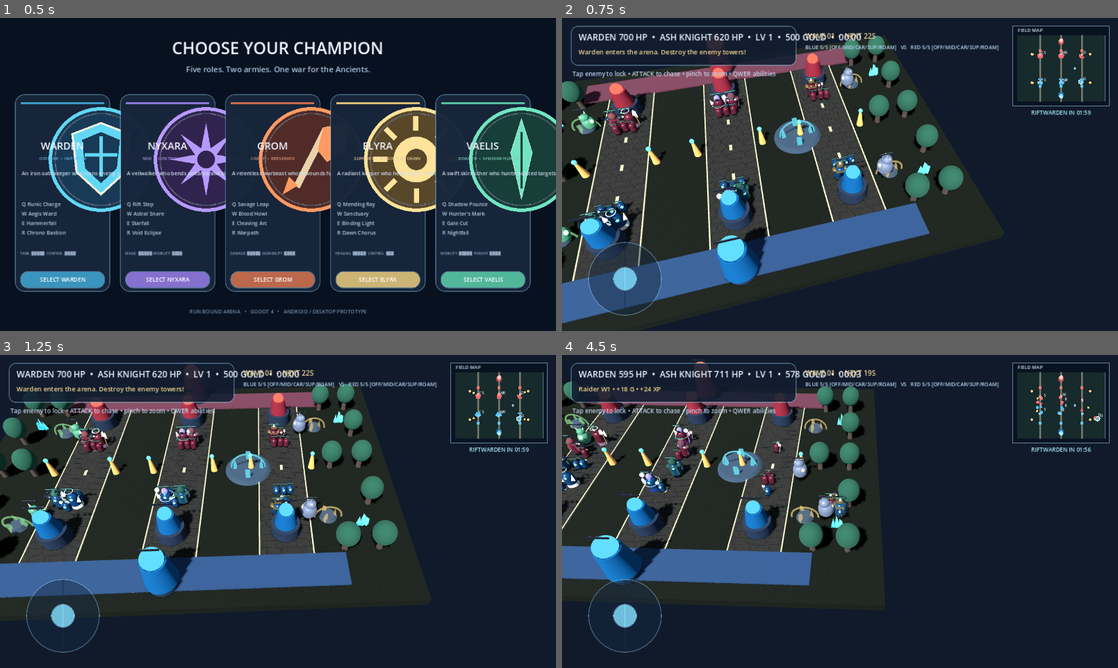
Above: before the commit, frames 1-4 (two rows, left to right).
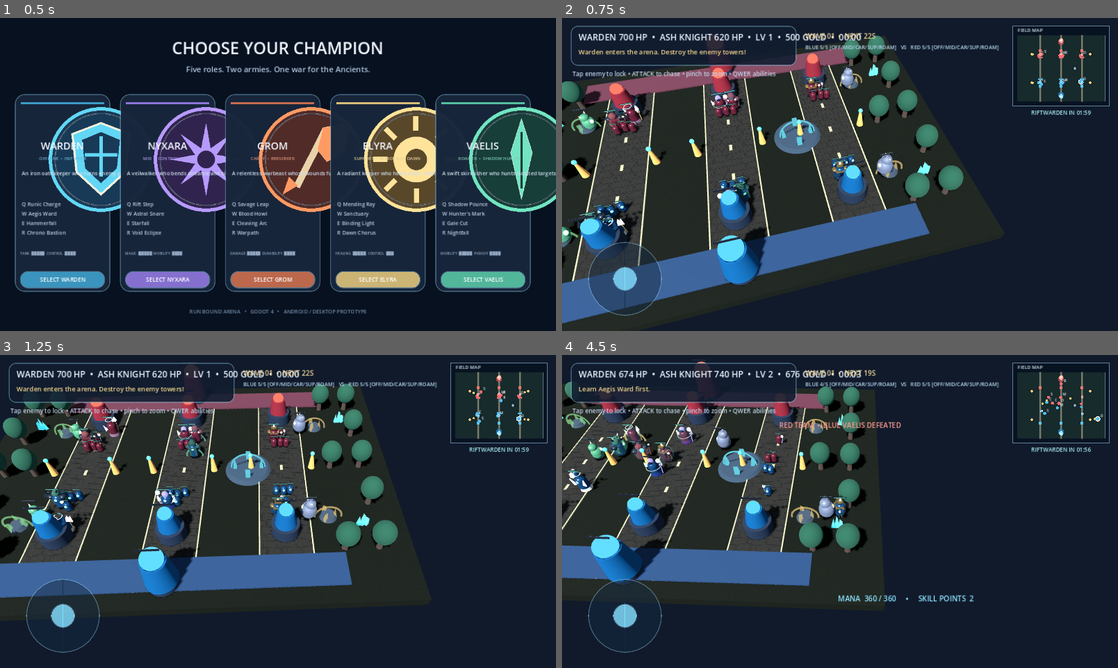
Above: after the commit, the same moments.

Repository: Xradiuzz/Runebound-arena
Game: Godot game, scene res://Main.tscn
Same seed, same stepped clock (60 frames per second), same inputs: the game is played once before the commit and once after it.
Inputs (mouse positions are in pixels of both pictures, inside the frame that each line leads up to):
- Up to frame 1 (0.5 s): no input
- Up to frame 2 (0.75 s): click "SELECT WARDEN" at 0.5 s
- Up to frame 3 (1.25 s): no input
- Up to frame 4 (4.5 s): move the mouse to (962, 495) at 1.27 s; hold D (move_right) 1.28-2 s; tap Space (attack) at 1.35 s; click (962, 495) at 1.42 s; drag from (728, 527) to (812, 574) at 2.02 s; move the mouse to (895, 442) at 2.77 s; hold D (move_right) 2.78-3.5 s; tap 1 (cast_q) at 2.85 s; drag from (812, 574) to (673, 464) at 3.52 s; move the mouse to (1006, 558) at 4.27 s; hold A (move_left) from 4.28 s (still down); tap 2 (cast_w) at 4.35 s

Frame 1 is identical in both runs. In frame 2, 0.6% of the frame differs, in the area x 0-91%, y 10-72%; in frame 3, 1.4%; in frame 4, 5.8%, in the area x 0-98%, y 2-79%.
Error before the commit: Parse Error: Identifier "hits" not declared in the current scope. (res://scripts/heroes/arena_hero_kit.gd:217)
Error after the commit: Invalid assignment of property or key 'icon_max_width' with value of type 'int' on a base object of type 'Button'. (res://scripts/game.gd:1061)

Commit message:
Fix Void Eclipse hit-count variable reference

Diff:
--- a/scripts/heroes/arena_hero_kit.gd
+++ b/scripts/heroes/arena_hero_kit.gd
@@ -214,7 +214,7 @@
                 definition.value(definition.duration, rank),
                 0.0
             )
-            if hits <= 0:
+            if gale_hits <= 0:
                 _show_message("No enemies inside Void Eclipse.")
                 return false
             _spawn_pulse(hero.global_position, Color("#9B70FF"), definition.radius)
